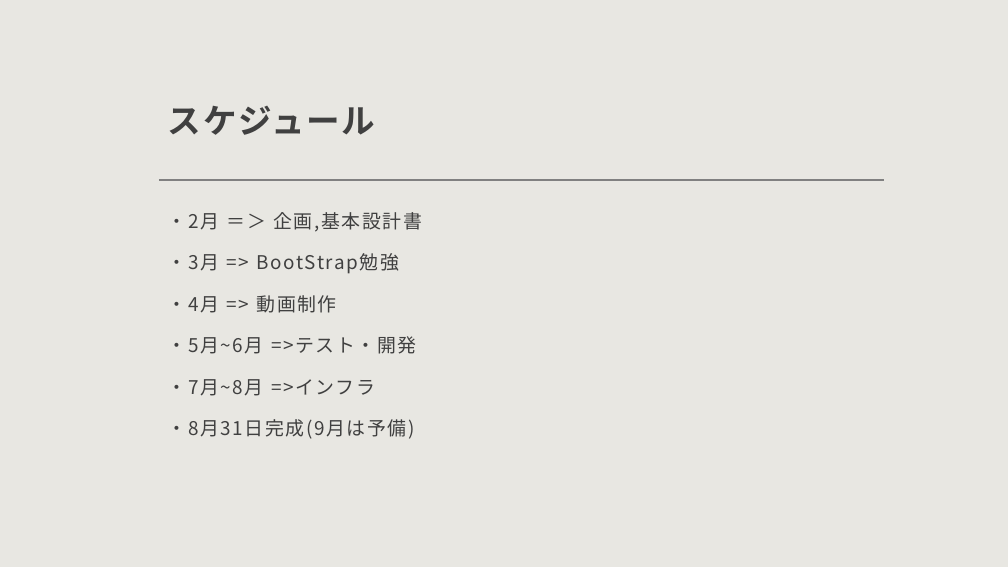
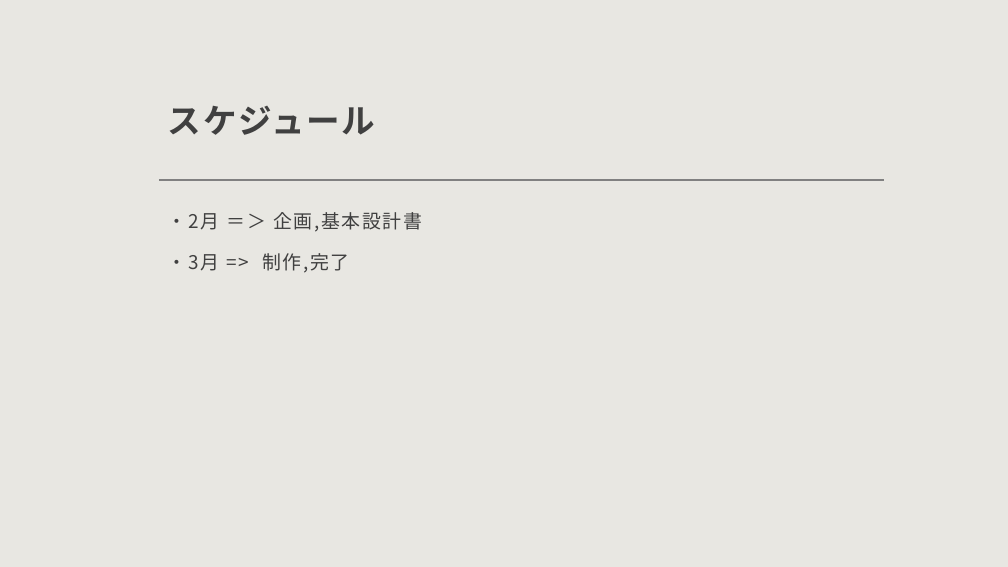
Before and after one commit to bittap/azusato, a slide deck: slide 5 of document/企画書.pptx. Drawn at 1008x567 pixels with LibreOffice and Linux fonts; fonts in the diff are those of the drawing. Boxes give left, top, right and bottom in pixels: in the first picture for what was removed or moved away, otherwise in the second. Text is boxed around its words. In the diff, an @@ line names an element or a change of style, - is before the commit and + after.

```diff
--- a/document/企画書.pptx
+++ b/document/企画書.pptx
@@ text at (x1=168, y1=253, x2=349, y2=273): text changed @@
-・3月 => BootStrap勉強
-・4月 => 動画制作
-・5月~6月 =>テスト・開発
-・7月~8月 =>インフラ
-・8月31日完成(9月は予備)
+・3月 => 制作,完了
```
Also in this commit, not shown: 2 slides added, 1 other file.
